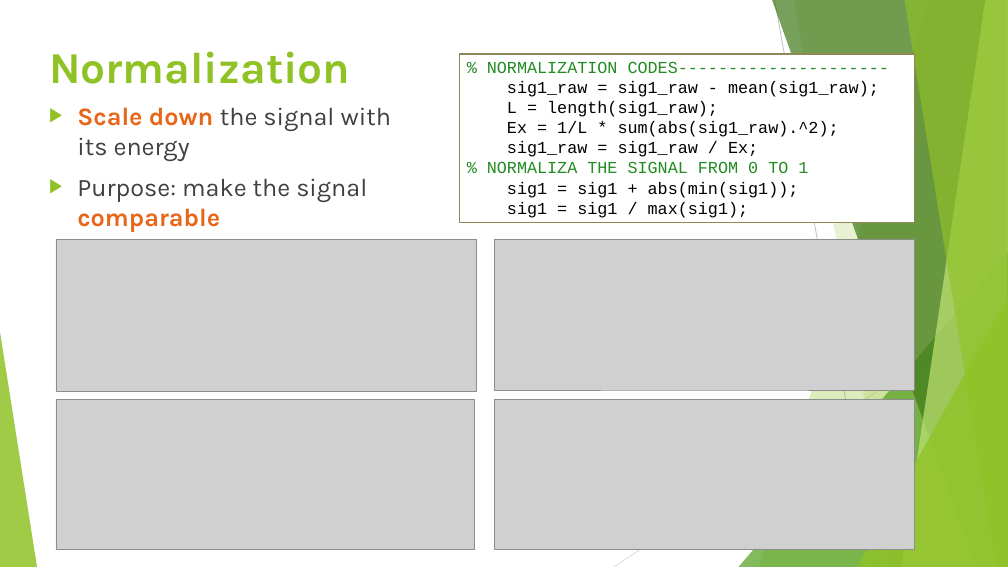
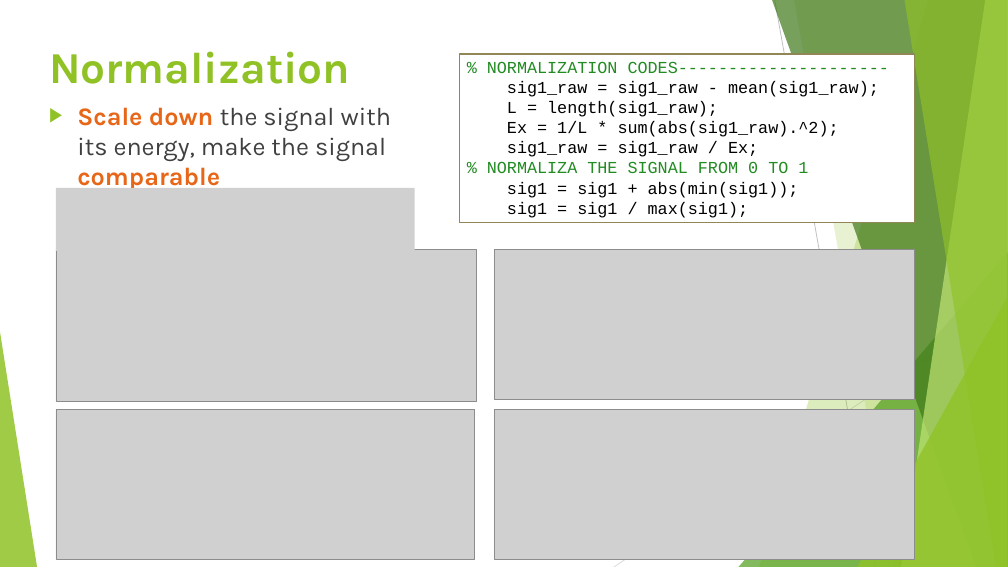
Before and after one commit to nichealpham/MY_THESIS, a slide deck: slide 8 of research/Prethesis/HK2/QUANTIFYING MYOCARDIAL DAMAGE USING ECG SIGNAL.pptx (slide 9 before the commit). Drawn at 1008x567 pixels with LibreOffice and Linux fonts; fonts in the diff are those of the drawing; grey boxes stand for pictures. Boxes give left, top, right and bottom in pixels: in the first picture for what was removed or moved away, otherwise in the second. Text is boxed around its words. In the diff, an @@ line names an element or a change of style, - is before the commit and + after.

```diff
--- a/research/Prethesis/HK2/QUANTIFYING MYOCARDIAL DAMAGE USING ECG SIGNAL.pptx
+++ b/research/Prethesis/HK2/QUANTIFYING MYOCARDIAL DAMAGE USING ECG SIGNAL.pptx
@@ text at (77, 107, 391, 192): text changed @@
-▶ Scale down the signal with its energy
-▶ Purpose: make the signal comparable
+▶ Scale down the signal with its energy, make the signal comparable
@@ picture added at (56, 188, 414, 251) @@
@@ 4 pictures: place and size @@
-4 pictures at (56, 240, 915, 550)
+4 pictures at (56, 250, 915, 560)
```
Also in this commit, not shown: 10 other slides changed, 7 slides added, 2 slides removed, 3 other files.
